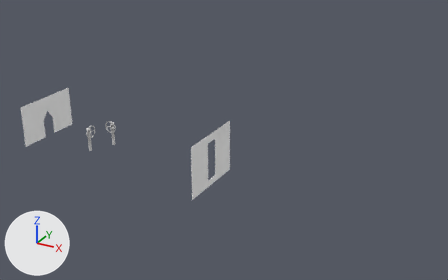
A saved change to the Blender file dev/3d/UB_I.blend.
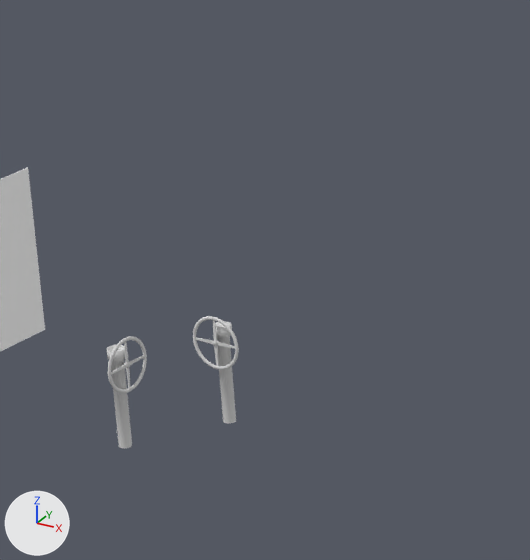
The first picture shows the older version from a camera (50 mm lens) standing at (29.29, -20.36, 11.61) and looking at (17.97, 0.21, 1.32). The close-ups show both versions on the part from 14% to 41% of the width and 18% to 63% of the height of that picture; other places that the commit changed are outside them. Lighting does not change. The marker at lower left points along +X, +Y and +Z.

Names of what the first close-up shows: 'CR_diving_stand', 'CR_diving_wheel', 'CR_rudder_stand', 'CR_rudder_wheel', 'TR_bulkhead'.
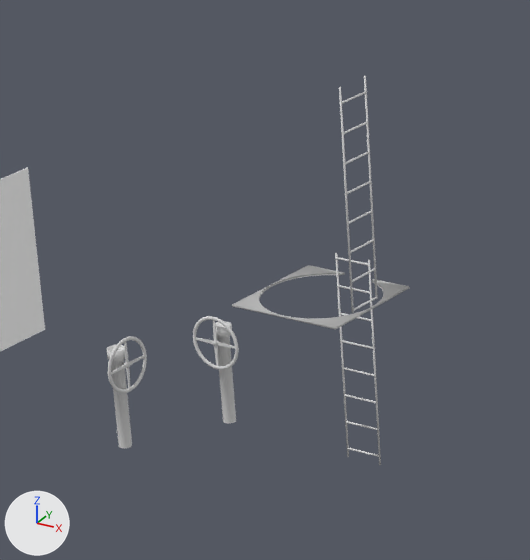
Location of each change, [x1, y1, x2, y2] in pixels of the close-ups (530 x 560 px):
'CT_floor', added: after [232, 265, 410, 330]
'CT_ladder_upper', added: after [339, 76, 378, 313]
'CT_ladder_lower', added: after [335, 253, 381, 465]

The change, as a list of edits to the scene's bpy script:
```text
Add me_cylinder_024:
    me_cylinder_024.from_pydata(...)  # a 32-sided cylinder along z spanning x -0.22..-0.02, y -0.1..0.1, z 0.18..0.22; a 32-sided cylinder along z spanning x -0.228..0.228, y 0.242..0.698, z 0.18..0.22
    me_cylinder_024.polygons.foreach_set('use_smooth', [True] * 192)
    me_cylinder_024.materials.append(mat_dark_grey_paint)  # grey #bcbcbc
Add me_cube_015:
    me_cube_015.from_pydata(...)  # a box spanning x -0.62..0.62, y -0.62..0.62, z 0.19..0.21
    me_cube_015.polygons.foreach_set('use_smooth', [True] * 6)
    me_cube_015.materials.append(mat_dark_grey_paint)  # grey #bcbcbc
Add me_cylinder_022:
    me_cylinder_022.from_pydata(...)  # 578 vertices, 352 faces; spans x -0.01..0.01, y 0.0..0.21, z 0.2..2.48
    me_cylinder_022.polygons.foreach_set('use_smooth', [True] * 352)
    me_cylinder_022.materials.append(mat_grey_paint)  # light grey #dadada
Add me_cylinder_023:
    me_cylinder_023.from_pydata(...)  # 578 vertices, 352 faces; spans x -0.01..0.01, y 0.0..0.21, z 0.0..2.25
    me_cylinder_023.polygons.foreach_set('use_smooth', [True] * 352)
    me_cylinder_023.materials.append(mat_grey_paint)  # light grey #dadada
Add ob_ct_floor:
    ob_ct_floor = bpy.data.objects.new('CT_floor', me_cube_015)
    ob_ct_floor.location = (13.62, 0.0, 1.4)
    _m = ob_ct_floor.modifiers.new('Boolean.001', 'BOOLEAN')
    _m.object = ob_ct_pressure_hull_is
    _m.solver = 'FLOAT'
    _m = ob_ct_floor.modifiers.new('Boolean', 'BOOLEAN')
    _m.object = ob_ct_floor_cutout
    _m.solver = 'FLOAT'
Add ob_ct_floor_cutout:
    ob_ct_floor_cutout = bpy.data.objects.new('CT_floor.cutout', me_cylinder_024)
    ob_ct_floor_cutout.location = (13.62, 0.0, 1.4)
    ob_ct_floor_cutout.hide_set(True)  # its collection is switched off
Add ob_ct_ladder_upper:
    ob_ct_ladder_upper = bpy.data.objects.new('CT_ladder_upper', me_cylinder_022)
    ob_ct_ladder_upper.location = (14.14, 0.0, 1.4)
    _m = ob_ct_ladder_upper.modifiers.new('Mirror', 'MIRROR')
    _m.use_axis = (False, True, False)
Add ob_ct_ladder_lower:
    ob_ct_ladder_lower = bpy.data.objects.new('CT_ladder_lower', me_cylinder_023)
    ob_ct_ladder_lower.location = (13.62, 0.54, -0.41)
    ob_ct_ladder_lower.rotation_euler = (0.0, 0.0, 1.571)  # degrees (0, 0, 90)
    _m = ob_ct_ladder_lower.modifiers.new('Mirror', 'MIRROR')
    _m.use_axis = (False, True, False)
```
